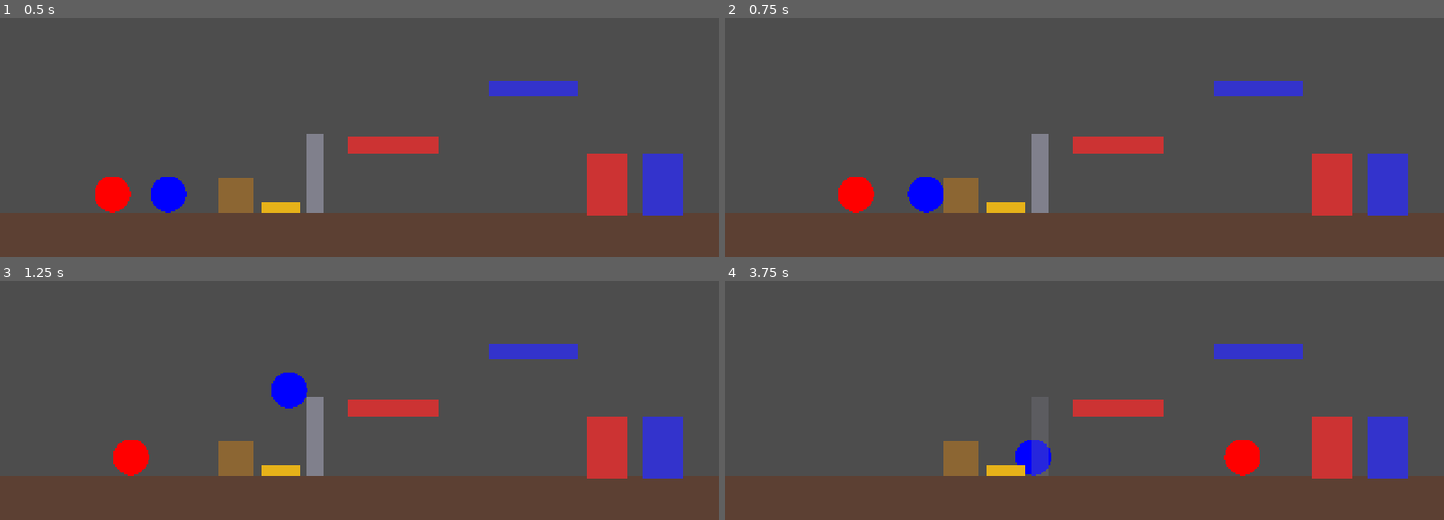
Above: before the commit, frames 1-4 (two rows, left to right).
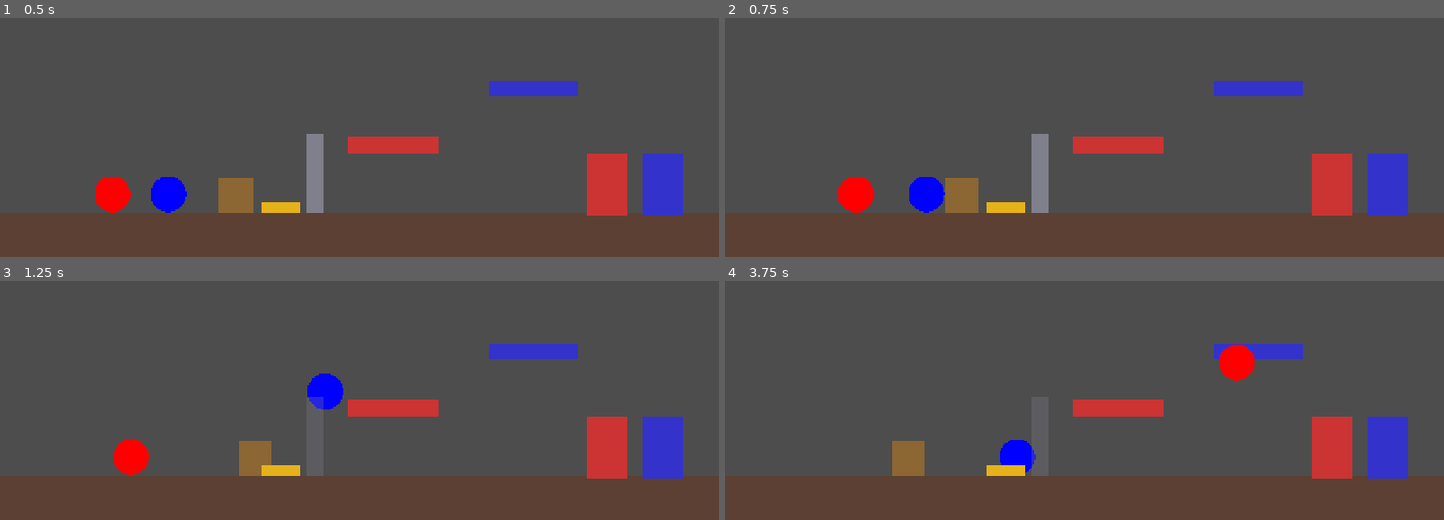
Above: after the commit, the same moments.

Repository: rrozasr-code/pomponcitos
Game: Godot game, scene res://niveles/nivel_00_prueba.tscn
The game is run twice, just before and just after one commit, with the same random seed, the same clock (stepped at 60 frames per second) and the same inputs.
Inputs:
- Up to frame 1 (0.5 s): no input
- Up to frame 2 (0.75 s): tap Enter at 0.5 s; hold Right from 0.53 s (still down); tap Tab at 0.6 s
- Up to frame 3 (1.25 s): keep holding Right; tap Space at 0.77 s
- Up to frame 4 (3.75 s): tap Tab every 0.75 s from 1.35 to 3.6 s; tap Space at 1.52, 3.02 s; release Right at 2.03 s; hold Left 2.03-2.78 s; hold Right from 2.78 s (still down)

Frame 1 is identical in both runs. In frame 2, less than 0.1% of the frame differs, in the area x 25-31%, y 66-82%; in frame 3, 2.6%; in frame 4, 3.1%, in the area x 23-75%, y 26-82%.

Commit message:
Arreglar que la caja no se movia al empujarla
CharacterBody2D no empuja RigidBody2D automaticamente al chocar (lo
trata como pared). Ahora el pompon detecta la colision con la caja
y le aplica una fuerza el mismo (fuerza_empuje_caja, ajustable).

Co-Authored-By: Claude Sonnet 5 <noreply@anthropic.com>

Diff:
--- a/scripts/pompon.gd
+++ b/scripts/pompon.gd
@@ -21,6 +21,7 @@
 @export var fuerza_salto: float = 700.0
 @export var gravedad: float = 1500.0
 @export var rebote_sobre_pompon: float = 1000.0
+@export var fuerza_empuje_caja: float = 3000.0
 
 # Cuando no es tu turno (en modo Solo, el que no controlas), esto queda
 # en false y el pompón no se mueve solo, pero sigue afectado por la gravedad.
@@ -73,13 +74,20 @@
 
 	move_and_slide()
 
-	# Rebote: los pompones son blandos, así que si uno cae justo encima
-	# del OTRO pompón, rebota más alto, como en un trampolín.
+	# Godot no empuja las cajas solo porque un CharacterBody2D choque contra
+	# ellas (las trata como una pared). Por eso revisamos con qué chocamos
+	# y, si es una caja, la empujamos nosotros mismos con una fuerza.
 	for i in get_slide_collision_count():
 		var colision := get_slide_collision(i)
 		var otro := colision.get_collider()
 		if otro is CharacterBody2D and otro.get_script() == get_script() and colision.get_normal().y < -0.5:
+			# Rebote: los pompones son blandos, así que si uno cae justo
+			# encima del OTRO pompón, rebota más alto, como en un trampolín.
 			velocity.y = -rebote_sobre_pompon
+		elif otro is RigidBody2D:
+			# La normal de la colisión apunta desde la caja hacia nosotros;
+			# empujamos para el otro lado, o sea hacia adentro de la caja.
+			otro.apply_central_force(-colision.get_normal() * fuerza_empuje_caja)
 
 
 func _draw() -> void:
